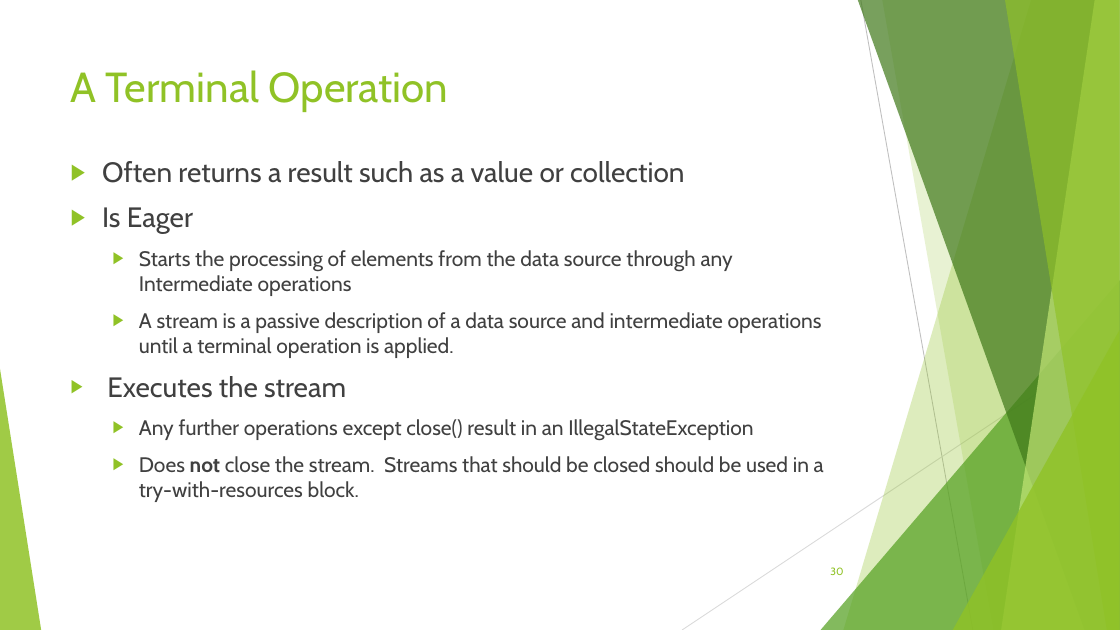
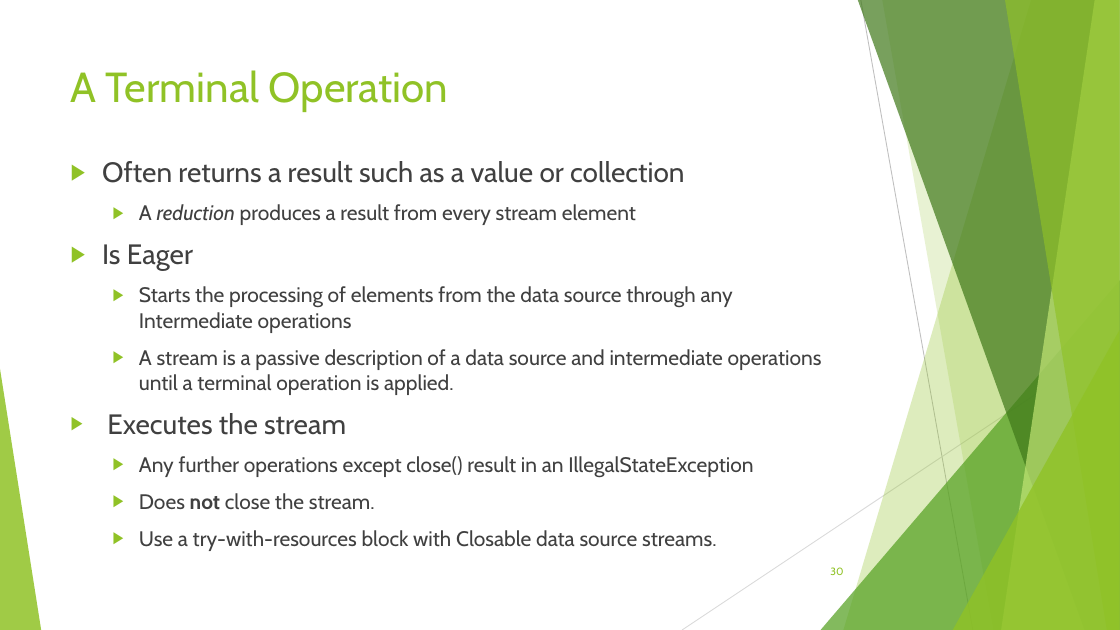
Before and after one commit to RichardRoda/2017-CodePaLOUsa-Lambda, a slide deck: slide 30 of Learning to Love the Lambda in the Stream.pptx. Drawn at 1120x630 pixels with LibreOffice and Linux fonts; fonts in the diff are those of the drawing. Boxes give left, top, right and bottom in pixels: in the first picture for what was removed or moved away, otherwise in the second. Text is boxed around its words. In the diff, an @@ line names an element or a change of style, - is before the commit and + after.

```diff
--- a/Learning to Love the Lambda in the Stream.pptx
+++ b/Learning to Love the Lambda in the Stream.pptx
@@ text at (139, 204, 636, 225): paragraph added @@
+  ▶ A reduction produces a result from every stream element
@@ text at (139, 493, 716, 551): text changed @@
-  ▶ Does not close the stream. Streams that should be closed should be used in a try-with-resources block.
+  ▶ Does not close the stream.
+  ▶ Use a try-with-resources block with Closable data source streams.
```
Also in this commit, not shown: 13 other slides changed, 1 other file.
